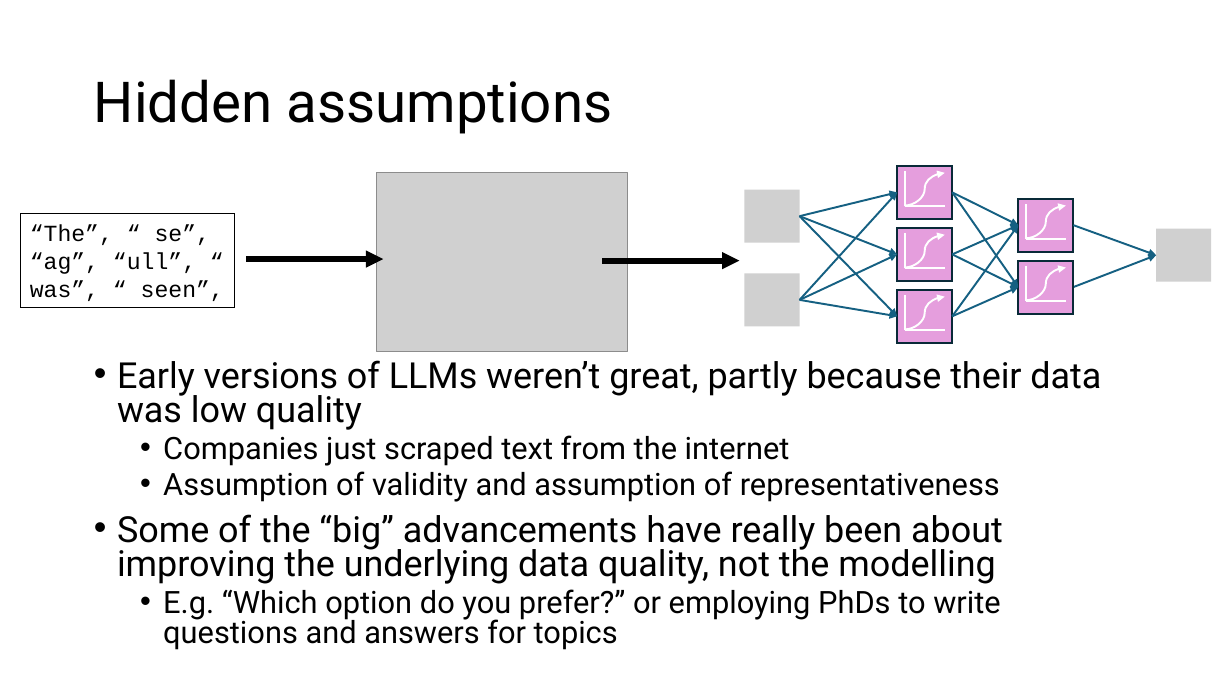
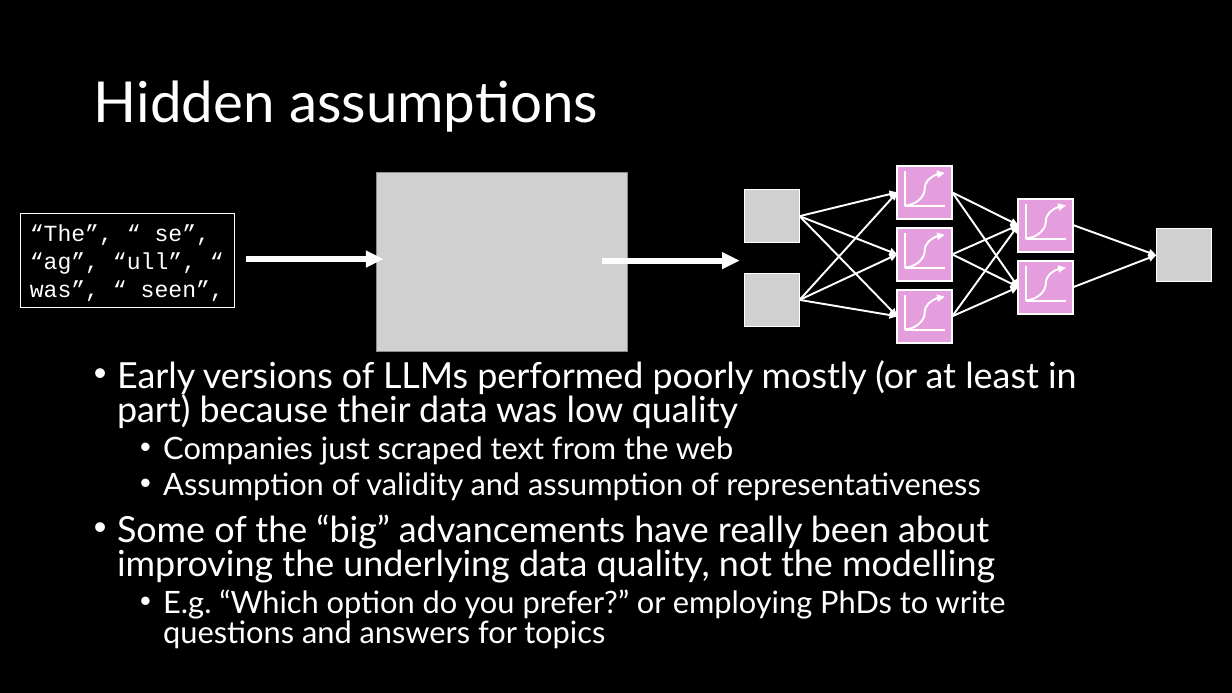
Before and after one commit to DeonRoos/stats-for-biologists, a slide deck: slide 37 of Lectures/BI3010 Lecture XX Large Language Models.pptx (slide 28 before the commit). Drawn at 1232x693 pixels with LibreOffice and Linux fonts; fonts in the diff are those of the drawing; grey boxes stand for pictures. Boxes give left, top, right and bottom in pixels: in the first picture for what was removed or moved away, otherwise in the second. Text is boxed around its words. In the diff, an @@ line names an element or a change of style, - is before the commit and + after.

```diff
--- a/Lectures/BI3010 Lecture XX Large Language Models.pptx
+++ b/Lectures/BI3010 Lecture XX Large Language Models.pptx
@@ background #FFFFFF to #000000 @@
@@ title "Hidden assumptions" at (94,80,598,132): font Roboto to Lato, text colour #000000 to #FFFFFF @@
@@ arrow (799, 216) - (897, 192): stroke #156082 1.5 pt to #FFFFFF 1.5 pt @@
@@ arrow (799, 300) - (897, 192): stroke #156082 1.5 pt to #FFFFFF 1.5 pt @@
@@ arrow (953, 192) - (1019, 226): stroke #156082 1.5 pt to #FFFFFF 1.5 pt @@
@@ arrow (953, 192) - (1019, 287): stroke #156082 1.5 pt to #FFFFFF 1.5 pt @@
@@ rectangle "“The”, “ se”, “ag”, “ull”, ..." at (20,214,235,308): text colour #000000 to #FFFFFF; outline #000000 0.75 pt to #FFFFFF 0.75 pt @@
@@ arrow (799, 216) - (897, 254): stroke #156082 1.5 pt to #FFFFFF 1.5 pt @@
@@ arrow (799, 216) - (897, 316): stroke #156082 1.5 pt to #FFFFFF 1.5 pt @@
@@ arrow (953, 316) - (1019, 226): stroke #156082 1.5 pt to #FFFFFF 1.5 pt @@
@@ arrow (953, 254) - (1019, 226): stroke #156082 1.5 pt to #FFFFFF 1.5 pt @@
@@ arrow (1074, 226) - (1156, 255): stroke #156082 1.5 pt to #FFFFFF 1.5 pt @@
@@ arrow (246, 259) - (384, 259): stroke #000000 4.5 pt to #FFFFFF 4.5 pt @@
@@ arrow (603, 261) - (739, 261): stroke #000000 4.5 pt to #FFFFFF 4.5 pt @@
@@ arrow (799, 300) - (897, 254): stroke #156082 1.5 pt to #FFFFFF 1.5 pt @@
@@ arrow (953, 254) - (1019, 287): stroke #156082 1.5 pt to #FFFFFF 1.5 pt @@
@@ arrow (1074, 287) - (1156, 255): stroke #156082 1.5 pt to #FFFFFF 1.5 pt @@
@@ outline #092A39 1.5 pt to #FFFFFF 1.5 pt in 5 elements at (897,228,953,281), (1019,261,1074,313), (897,166,953,219), (1019,199,1074,251), (897,290,953,343) @@
@@ arrow (953, 316) - (1019, 287): stroke #156082 1.5 pt to #FFFFFF 1.5 pt @@
@@ arrow (799, 300) - (897, 316): stroke #156082 1.5 pt to #FFFFFF 1.5 pt @@
@@ text at (117,360,1077,465): text changed; font Roboto to Lato; text colour #000000 to #FFFFFF @@
-• Early versions of LLMs weren’t great, partly because their data was low quality
-  • Companies just scraped text from the internet
+• Early versions of LLMs performed poorly mostly (or at least in part) because their data was low quality
+  • Companies just scraped text from the web
@@ text at (117,472,1006,649): font Roboto to Lato, text colour #000000 to #FFFFFF in "Assumption of validity and assumption of representativeness", "Some of the “big” advancements have really ...", "E.g. “Which option do you prefer?” or ..." @@
```
Also in this commit, not shown: 32 other slides changed, 13 slides added, 3 slides removed, 23 other files.
